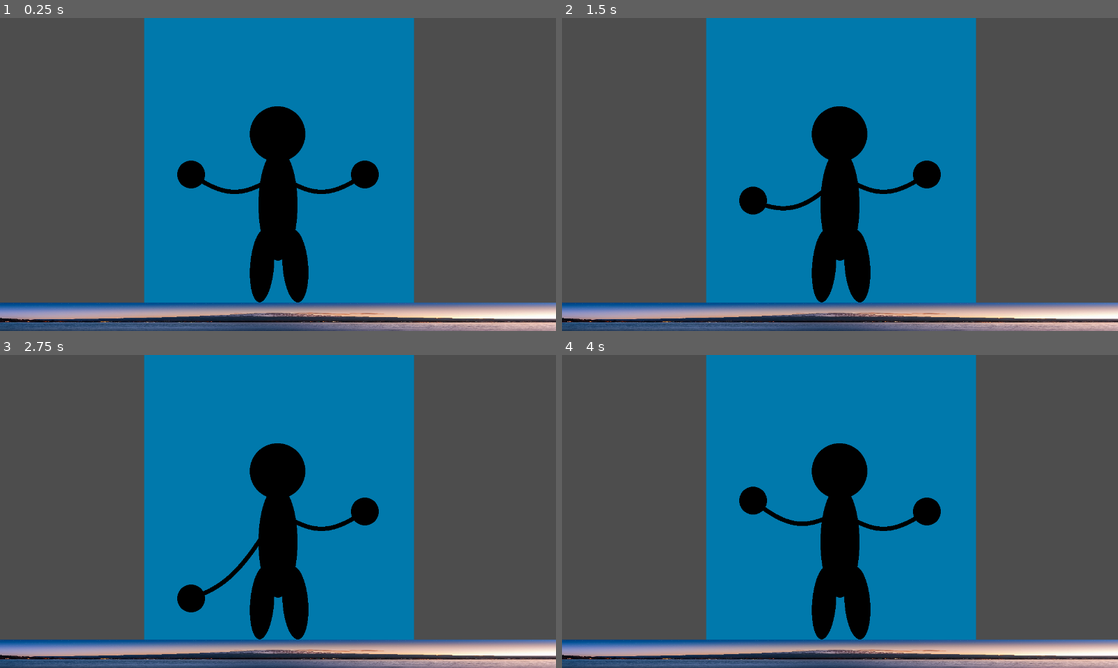
Above: before the commit, frames 1-4 (two rows, left to right).
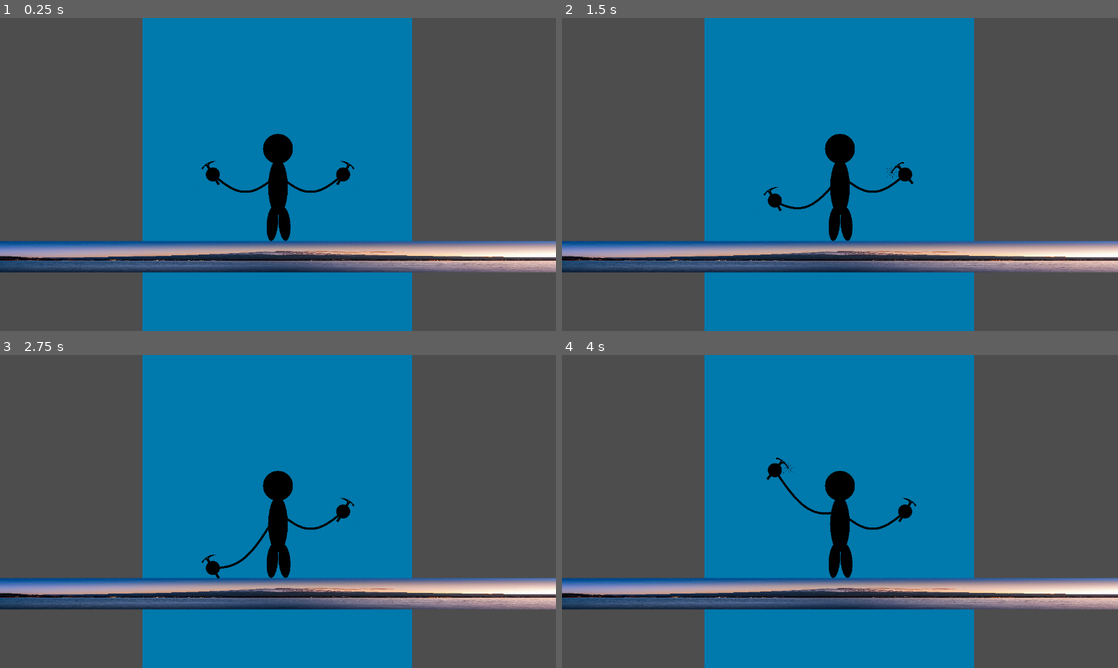
Above: after the commit, the same moments.

Repository: jmfan2002/a-difficult-game-about-ice-climbing
Game: Godot game, scene res://scenes/Level.tscn
Two runs of this game, one before a commit and one after it. Both use one fixed random seed, a clock stepped at 60 frames per second and the inputs below. This scene is started directly instead of the project's main scene.
Inputs:
- Up to frame 1 (0.25 s): no input
- Up to frame 2 (1.5 s): tap Enter at 0.5 s; hold E (lock_right) 0.53-1.28 s; tap Space at 1.25 s; hold S from 1.28 s (still down)
- Up to frame 3 (2.75 s): release S at 2.03 s; hold E (lock_right) from 2.03 s (still down)
- Up to frame 4 (4 s): tap Enter at 2.75 s; release E (lock_right) at 2.78 s; hold W 2.78-3.53 s; hold Q (lock_left) from 3.53 s (still down)

The runs differ from the first frame. In frame 1, 23% of the frame differs, in the area x 0-100%, y 0-100%; in frame 2, 23%; in frame 3, 23%; in frame 4, 23%.
Error in both runs: Out of bounds get index '0' (on base: 'Array') (res://scripts/left_audio_server.gd:4)

Commit message:
add reset button and ice axe

Diff:
--- a/scenes/Level.tscn
+++ b/scenes/Level.tscn
@@ -1,5 +1,6 @@
-[gd_scene load_steps=16 format=3 uid="uid://18cedgcxhw5p"]
-
+[gd_scene load_steps=25 format=3 uid="uid://18cedgcxhw5p"]
+
+[ext_resource type="Script" uid="uid://chpmqn3lhdhtc" path="res://scripts/level.gd" id="1_2eouu"]
 [ext_resource type="Texture2D" uid="uid://cuibwtym00ew6" path="res://assets/course_circle.svg" id="1_faw0r"]
 [ext_resource type="Texture2D" uid="uid://dwmiwbeqknkxd" path="res://assets/fuji.jpg" id="1_t7iv1"]
 [ext_resource type="Script" uid="uid://5m8b4ml04qcx" path="res://scripts/player.gd" id="2_wkftn"]
@@ -8,6 +9,8 @@
 [ext_resource type="Script" uid="uid://dkivpbm5otgto" path="res://scripts/right_arm.gd" id="5_q4iis"]
 [ext_resource type="Script" uid="uid://bdhxt3jsjtibh" path="res://scripts/right_audio_server.gd" id="7_faw0r"]
 [ext_resource type="Texture2D" uid="uid://ct12ub2vjkaqp" path="res://assets/circle.png" id="8_2eouu"]
+[ext_resource type="Texture2D" uid="uid://c7hqpbtg8350j" path="res://assets/axe.png" id="10_rccsh"]
+[ext_resource type="Texture2D" uid="uid://k8ylmmcokn0l" path="res://assets/crack.png" id="11_ax7ne"]
 
 [sub_resource type="RectangleShape2D" id="RectangleShape2D_4qegb"]
 size = Vector2(619, 2315)
@@ -30,7 +33,128 @@
 [sub_resource type="CircleShape2D" id="CircleShape2D_faw0r"]
 radius = 32.1403
 
+[sub_resource type="Animation" id="Animation_m0xki"]
+length = 0.001
+
+[sub_resource type="Animation" id="Animation_xe3hh"]
+resource_name = "right_axe_unlock"
+tracks/0/type = "value"
+tracks/0/imported = false
+tracks/0/enabled = true
+tracks/0/path = NodePath("Right_arm/Axe:rotation")
+tracks/0/interp = 1
+tracks/0/loop_wrap = true
+tracks/0/keys = {
+"times": PackedFloat32Array(0.0333),
+"transitions": PackedFloat32Array(1),
+"update": 0,
+"values": [0.0]
+}
+tracks/1/type = "value"
+tracks/1/imported = false
+tracks/1/enabled = true
+tracks/1/path = NodePath("Right_arm/Crack:visible")
+tracks/1/interp = 1
+tracks/1/loop_wrap = true
+tracks/1/keys = {
+"times": PackedFloat32Array(0.0332769),
+"transitions": PackedFloat32Array(1),
+"update": 1,
+"values": [false]
+}
+
+[sub_resource type="Animation" id="Animation_sv41r"]
+resource_name = "right_axe"
+tracks/0/type = "value"
+tracks/0/imported = false
+tracks/0/enabled = true
+tracks/0/path = NodePath("Right_arm/Axe:rotation")
+tracks/0/interp = 1
+tracks/0/loop_wrap = true
+tracks/0/keys = {
+"times": PackedFloat32Array(0, 0.0333333),
+"transitions": PackedFloat32Array(1, 1),
+"update": 0,
+"values": [0.0, -1.22173]
+}
+tracks/1/type = "value"
+tracks/1/imported = false
+tracks/1/enabled = true
+tracks/1/path = NodePath("Right_arm/Crack:visible")
+tracks/1/interp = 1
+tracks/1/loop_wrap = true
+tracks/1/keys = {
+"times": PackedFloat32Array(0, 0.0332769),
+"transitions": PackedFloat32Array(1, 1),
+"update": 1,
+"values": [false, true]
+}
+
+[sub_resource type="Animation" id="Animation_ax7ne"]
+resource_name = "left_axe_lock"
+tracks/0/type = "value"
+tracks/0/imported = false
+tracks/0/enabled = true
+tracks/0/path = NodePath("Left_arm/Axe:rotation")
+tracks/0/interp = 1
+tracks/0/loop_wrap = true
+tracks/0/keys = {
+"times": PackedFloat32Array(0.033),
+"transitions": PackedFloat32Array(1),
+"update": 0,
+"values": [1.22173]
+}
+tracks/1/type = "value"
+tracks/1/imported = false
+tracks/1/enabled = true
+tracks/1/path = NodePath("Left_arm/Crack:visible")
+tracks/1/interp = 1
+tracks/1/loop_wrap = true
+tracks/1/keys = {
+"times": PackedFloat32Array(0.033),
+"transitions": PackedFloat32Array(1),
+"update": 1,
+"values": [true]
+}
+
+[sub_resource type="Animation" id="Animation_p6oy6"]
+resource_name = "left_axe_unlock"
+tracks/0/type = "value"
+tracks/0/imported = false
+tracks/0/enabled = true
+tracks/0/path = NodePath("Left_arm/Axe:rotation")
+tracks/0/interp = 1
+tracks/0/loop_wrap = true
+tracks/0/keys = {
+"times": PackedFloat32Array(0.033),
+"transitions": PackedFloat32Array(1),
+"update": 0,
+"values": [0.0]
+}
+tracks/1/type = "value"
+tracks/1/imported = false
+tracks/1/enabled = true
+tracks/1/path = NodePath("Left_arm/Crack:visible")
+tracks/1/interp = 1
+tracks/1/loop_wrap = true
+tracks/1/keys = {
+"times": PackedFloat32Array(0.033),
+"transitions": PackedFloat32Array(1),
+"update": 1,
+"values": [false]
+}
+
+[sub_resource type="AnimationLibrary" id="AnimationLibrary_p6oy6"]
+_data = {
+&"RESET": SubResource("Animation_m0xki"),
+&"left_axe_lock": SubResource("Animation_ax7ne"),
+&"left_axe_unlock": SubResource("Animation_p6oy6"),
+&"right_axe_lock": SubResource("Animation_sv41r"),
+&"right_axe_unlock": SubResource("Animation_xe3hh")
+}
+
 [node name="Level" type="Node2D"]
+script = ExtResource("1_2eouu")
 
 [node name="Course" type="Node2D" parent="."]
 
@@ -41,10 +165,10 @@
 shape = SubResource("RectangleShape2D_4qegb")
 
 [node name="ColorRect" type="ColorRect" parent="Course/Start"]
-offset_left = -308.0
-offset_top = -1898.0
-offset_right = 313.0
-offset_bottom = 406.0
+offset_left = -312.0
+offset_top = -1894.0
+offset_right = 309.0
+offset_bottom = 410.0
 color = Color(3.94672e-06, 0.473642, 0.674571, 1)
 
 [node name="Circle" type="Area2D" parent="Course"]
@@ -75,20 +199,20 @@
 [node name="Drop" type="Area2D" parent="Course"]
 
 [node name="CollisionShape2D" type="CollisionShape2D" parent="Course/Drop"]
-position = Vector2(3645.48, -1400.94)
+position = Vector2(3120, -1632.5)
 shape = SubResource("RectangleShape2D_2eouu")
 
 [node name="ColorRect" type="ColorRect" parent="Course/Drop"]
-offset_left = 2799.48
-offset_top = -1548.44
-offset_right = 4494.48
-offset_bottom = -1245.44
+offset_left = 2274.0
+offset_top = -1780.0
+offset_right = 3969.0
+offset_bottom = -1477.0
 color = Color(0, 0.47451, 0.67451, 1)
 
 [node name="Bouldering" type="Node2D" parent="Course"]
 
 [node name="Rock3" type="Area2D" parent="Course/Bouldering"]
-position = Vector2(4234.77, -1987.11)
+position = Vector2(3712.3, -2139.11)
 
 [node name="CollisionShape2D" type="CollisionShape2D" parent="Course/Bouldering/Rock3"]
 shape = SubResource("CircleShape2D_rccsh")
@@ -99,7 +223,7 @@
 texture = ExtResource("1_faw0r")
 
 [node name="Rock2" type="Area2D" parent="Course/Bouldering"]
-position = Vector2(3992.55, -1856.35)
+position = Vector2(3470.07, -2008.35)
 
 [node name="CollisionShape2D" type="CollisionShape2D" parent="Course/Bouldering/Rock2"]
 shape = SubResource("CircleShape2D_rccsh")
@@ -110,7 +234,7 @@
 texture = ExtResource("1_faw0r")
 
 [node name="Rock" type="Area2D" parent="Course/Bouldering"]
-position = Vector2(4376.25, -1727.73)
+position = Vector2(3853.77, -1879.73)
 
 [node name="CollisionShape2D" type="CollisionShape2D" parent="Course/Bouldering/Rock"]
 shape = SubResource("CircleShape2D_rccsh")
@@ -121,7 +245,7 @@
 texture = ExtResource("1_faw0r")
 
 [node name="Rock10" type="Area2D" parent="Course/Bouldering"]
-position = Vector2(3988.63, -3221.09)
+position = Vector2(3497, -3276)
 
 [node name="CollisionShape2D" type="CollisionShape2D" parent="Course/Bouldering/Rock10"]
 shape = SubResource("CircleShape2D_rccsh")
@@ -132,7 +256,7 @@
 texture = ExtResource("1_faw0r")
 
 [node name="Rock9" type="Area2D" parent="Course/Bouldering"]
-position = Vector2(4003.27, -2795.24)
+position = Vector2(3480.79, -2947.24)
 
 [node name="CollisionShape2D" type="CollisionShape2D" parent="Course/Bouldering/Rock9"]
 shape = SubResource("CircleShape2D_rccsh")
@@ -143,7 +267,7 @@
 texture = ExtResource("1_faw0r")
 
 [node name="Rock8" type="Area2D" parent="Course/Bouldering"]
-position = Vector2(3662.43, -2724.5)
+position = Vector2(3139.96, -2876.5)
 
 [node name="CollisionShape2D" type="CollisionShape2D" parent="Course/Bouldering/Rock8"]
 shape = SubResource("CircleShape2D_rccsh")
@@ -154,7 +278,7 @@
 texture = ExtResource("1_faw0r")
 
 [node name="Rock7" type="Area2D" parent="Course/Bouldering"]
-position = Vector2(4275.5, -2600.18)
+position = Vector2(3753.03, -2752.18)
 
 [node name="CollisionShape2D" type="CollisionShape2D" parent="Course/Bouldering/Rock7"]
 shape = SubResource("CircleShape2D_rccsh")
@@ -165,7 +289,7 @@
 texture = ExtResource("1_faw0r")
 
 [node name="Rock6" type="Area2D" parent="Course/Bouldering"]
-position = Vector2(3945.39, -2420.11)
+position = Vector2(3422.91, -2572.11)
 
 [node name="CollisionShape2D" type="CollisionShape2D" parent="Course/Bouldering/Rock6"]
 shape = SubResource("CircleShape2D_rccsh")
@@ -176,7 +300,7 @@
 texture = ExtResource("1_faw0r")
 
 [node name="Rock5" type="Area2D" parent="Course/Bouldering"]
-position = Vector2(4296.94, -2242.2)
+position = Vector2(3774.46, -2394.2)
 
 [node name="CollisionShape2D" type="CollisionShape2D" parent="Course/Bouldering/Rock5"]
 shape = SubResource("CircleShape2D_rccsh")
@@ -187,7 +311,7 @@
 texture = ExtResource("1_faw0r")
 
 [node name="Rock4" type="Area2D" parent="Course/Bouldering"]
-position = Vector2(3746.03, -2115.72)
+position = Vector2(3223.56, -2267.72)
 
 [node name="CollisionShape2D" type="CollisionShape2D" parent="Course/Bouldering/Rock4"]
 shape = SubResource("CircleShape2D_rccsh")
@@ -197,21 +321,22 @@
 scale = Vector2(0.14545, 0.14545)
 texture = ExtResource("1_faw0r")
 
-[node name="Reach" type="Area2D" parent="."]
-position = Vector2(3947.04, -3794)
-
-[node name="CollisionShape2D" type="CollisionShape2D" parent="Reach"]
+[node name="Reach" type="Area2D" parent="Course"]
+position = Vector2(3431, -3729)
+
+[node name="CollisionShape2D" type="CollisionShape2D" parent="Course/Reach"]
 shape = SubResource("RectangleShape2D_2eouu")
 
-[node name="ColorRect" type="ColorRect" parent="Reach"]
+[node name="ColorRect" type="ColorRect" parent="Course/Reach"]
 offset_left = -844.749
 offset_top = -151.396
 offset_right = 850.251
 offset_bottom = 151.604
 color = Color(0, 0.47451, 0.67451, 1)
+metadata/_edit_use_anchors_ = true
 
 [node name="Fuji" type="Sprite2D" parent="."]
-position = Vector2(-8.00003, 331)
+position = Vector2(14, 189)
 scale = Vector2(0.438, 0.042654)
 texture = ExtResource("1_t7iv1")
 
@@ -219,7 +344,8 @@
 script = ExtResource("2_wkftn")
 
 [node name="Left_arm" type="Area2D" parent="Player"]
-position = Vector2(-200, 0)
+position = Vector2(-150, 0)
+scale = Vector2(0.5, 0.5)
 script = ExtResource("4_wkftn")
 
 [node name="Line2D" type="Line2D" parent="Player/Left_arm"]
@@ -235,8 +361,23 @@
 [node name="CollisionShape2D" type="CollisionShape2D" parent="Player/Left_arm"]
 shape = SubResource("CircleShape2D_4qegb")
 
+[node name="Axe" type="Sprite2D" parent="Player/Left_arm"]
+modulate = Color(0, 0, 0, 1)
+scale = Vector2(0.131836, 0.131836)
+texture = ExtResource("10_rccsh")
+offset = Vector2(-57.14, -49.005)
+flip_h = true
+
+[node name="Crack" type="Sprite2D" parent="Player/Left_arm"]
+visible = false
+modulate = Color(0, 0, 0, 1)
+position = Vector2(62, -8)
+scale = Vector2(0.083, 0.083)
+texture = ExtResource("11_ax7ne")
+
 [node name="Right_arm" type="Area2D" parent="Player"]
-position = Vector2(200, 0)
+position = Vector2(150, 0)
+scale = Vector2(0.5, 0.5)
 script = ExtResource("5_q4iis")
 
 [node name="Line2D" type="Line2D" parent="Player/Right_arm"]
@@ -252,31 +393,57 @@
 [node name="CollisionShape2D" type="CollisionShape2D" parent="Player/Right_arm"]
 shape = SubResource("CircleShape2D_faw0r")
 
+[node name="Axe" type="Sprite2D" parent="Player/Right_arm"]
+modulate = Color(0, 0, 0, 1)
+scale = Vector2(0.131836, 0.131836)
+texture = ExtResource("10_rccsh")
+offset = Vector2(57.205, -49.005)
+
+[node name="Crack" type="Sprite2D" parent="Player/Right_arm"]
+visible = false
+modulate = Color(0, 0, 0, 1)
+position = Vector2(-60.75, -9.25)
+scale = Vector2(0.0834961, 0.0834961)
+texture = ExtResource("11_ax7ne")
+
 [node name="Head" type="Sprite2D" parent="Player"]
-position = Vector2(-1, -93)
-scale = Vector2(0.1, 0.1)
+position = Vector2(-1.36424e-12, -59)
+scale = Vector2(0.0539063, 0.0539063)
 texture = ExtResource("8_2eouu")
 
 [node name="Body" type="Sprite2D" parent="Player"]
-position = Vector2(-3.8147e-06, 70)
-scale = Vector2(0.0703125, 0.2)
+position = Vector2(5.96046e-08, 29)
+scale = Vector2(0.0351563, 0.1)
 texture = ExtResource("8_2eouu")
 
 [node name="Right_leg" type="Sprite2D" parent="Player"]
-position = Vector2(40, 210)
+position = Vector2(15, 114)
 rotation = -0.0767945
-scale = Vector2(0.046, 0.132)
+scale = Vector2(0.0210616, 0.0604377)
 texture = ExtResource("8_2eouu")
 
 [node name="Left_leg" type="Sprite2D" parent="Player"]
-position = Vector2(-36.632, 210)
+position = Vector2(-13, 113)
 rotation = 0.0767945
-scale = Vector2(0.0429687, 0.131643)
+scale = Vector2(0.0202784, 0.0621269)
 texture = ExtResource("8_2eouu")
 
 [node name="Camera2D" type="Camera2D" parent="Player"]
+
+[node name="Reset" type="Button" parent="Player/Camera2D"]
+offset_left = -612.0
+offset_top = 229.0
+offset_right = -280.0
+offset_bottom = 330.0
+text = "Reset?"
+
+[node name="AnimationPlayer" type="AnimationPlayer" parent="Player"]
+libraries = {
+&"": SubResource("AnimationLibrary_p6oy6")
+}
 
 [connection signal="area_entered" from="Player/Left_arm" to="Player/Left_arm" method="_on_area_entered"]
 [connection signal="area_exited" from="Player/Left_arm" to="Player/Left_arm" method="_on_area_exited"]
 [connection signal="area_entered" from="Player/Right_arm" to="Player/Right_arm" method="_on_area_entered"]
 [connection signal="area_exited" from="Player/Right_arm" to="Player/Right_arm" method="_on_area_exited"]
+[connection signal="pressed" from="Player/Camera2D/Reset" to="Player" method="_on_reset_pressed"]
--- a/scripts/arm.gd
+++ b/scripts/arm.gd
@@ -4,15 +4,17 @@
 @onready var sprite := $Sprite2D
 
 # virtual vars set in each arm
-var action
-var keyUp
-var keyDown
-var keyLeft
-var keyRight
-var YMAX
-var YMIN
-var XMAX
-var XMIN
+var action: String
+var keyUp: Key
+var keyDown: Key
+var keyLeft: Key
+var keyRight: Key
+var YMAX: int
+var YMIN: int
+var XMAX: int
+var XMIN: int
+var lock_anim: String
+var unlock_anim: String
 
 var pitchUp = false
 var pitchDown = false
@@ -63,6 +65,9 @@
 	# only lockable if the character is overlapping with a lockable wall
 	if Input.is_action_just_pressed(action) and has_overlapping_areas():
 		arm_locked = not arm_locked
+		var anim_player: AnimationPlayer = get_node(^"/root/Level/Player/AnimationPlayer")
+		var anim := lock_anim if arm_locked else unlock_anim
+		anim_player.play(anim)
 
 	# red if locked
 	if arm_locked:
--- a/scripts/left_arm.gd
+++ b/scripts/left_arm.gd
@@ -6,7 +6,9 @@
 	keyDown = KEY_S
 	keyLeft = KEY_A
 	keyRight = KEY_D
-	YMAX = -220
-	YMIN = 200
+	YMAX = -160
+	YMIN = 130
 	XMAX = -20
-	XMIN = -350
+	XMIN = -250
+	lock_anim = "left_axe_lock"
+	unlock_anim = "left_axe_unlock"
--- /dev/null
+++ b/scripts/level.gd
@@ -0,0 +1,10 @@
+extends Node2D
+
+var started := false
+
+func _process(_delta: float) -> void:
+	if $Player.position.y != 0:
+		started = true
+
+	# show reset button if player falls down away from the starting area
+	$Player/Camera2D/Reset.visible = started and $Player.on_ground and abs($Player.position.x) > 100
--- a/scripts/player.gd
+++ b/scripts/player.gd
@@ -2,6 +2,8 @@
 
 @onready var left_arm := $Left_arm
 @onready var right_arm := $Right_arm
+
+var on_ground := true
 
 var fallVelocity = 10
 
@@ -42,3 +44,9 @@
 
 	# don't fall through the ground
 	position.y = min(0, position.y)
+
+	on_ground = position.y == 0
+
+
+func _on_reset_pressed() -> void:
+	position = Vector2(0, 0)
--- a/scripts/right_arm.gd
+++ b/scripts/right_arm.gd
@@ -6,7 +6,9 @@
 	keyDown = KEY_DOWN
 	keyLeft = KEY_LEFT
 	keyRight = KEY_RIGHT
-	YMAX = -220
-	YMIN = 200
-	XMAX = 350
+	YMAX = -160
+	YMIN = 130
+	XMAX = 250
 	XMIN = 20
+	lock_anim = "right_axe_lock"
+	unlock_anim = "right_axe_unlock"
Binary file added: assets/axe.png
Not shown, added: assets/axe.png.import
Binary file added: assets/crack.png
Not shown, added: assets/crack.png.import
Renamed: test_scene.tscn -> scenes/test_scene.tscn
Not shown, added: scripts/level.gd.uid
